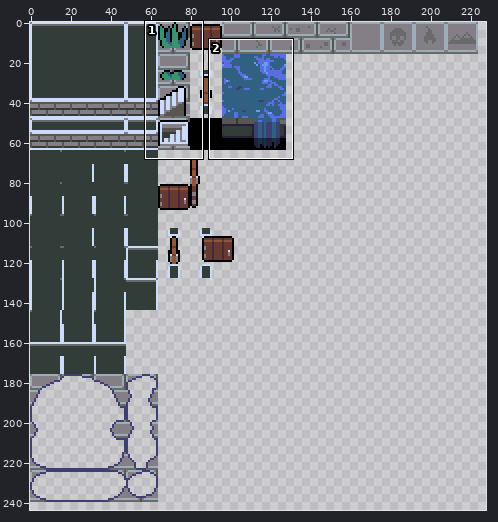
Edited in one commit: sprite sheet (android/assets/sprites/tiles-1.png). The picture above shows the old version from afar; the outline marks the close-up.
Close-up. Before the edit:
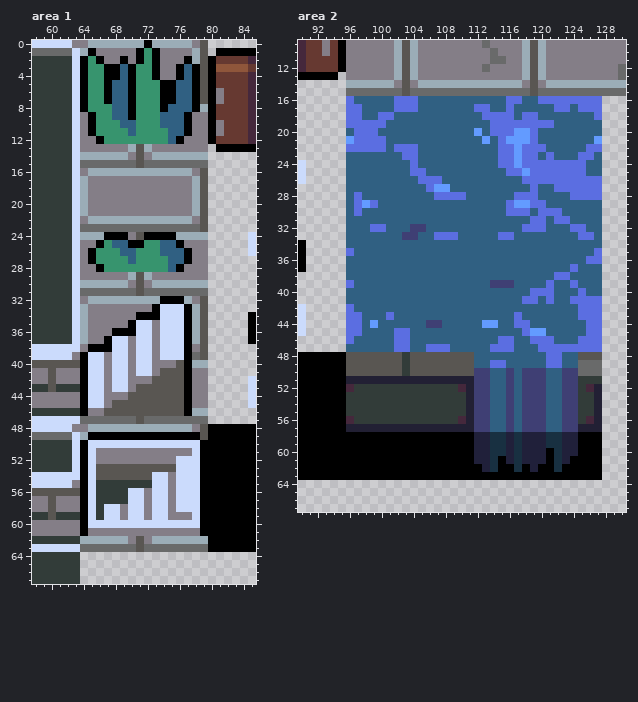
The file is 512x256 pixels. Shown: area 1: x 58..85, y 0..67; area 2: x 90..130, y 9..67. The wide view leaves out empty margins. The commit also changed other parts of the picture, which this record leaves out.
The same view after the edit:
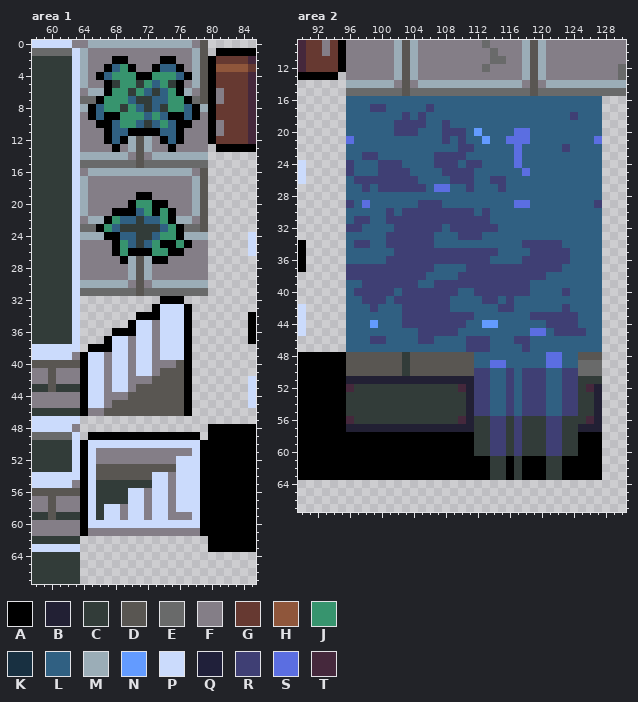
Palette (. is transparent): A #000000  B #222034  C #323c39  D #595652  E #696a6a  F #847e87  G #663931  H #8f563b  J #37946e  K #183041  L #306082  M #9badb7  N #639bff  P #cbdbfc  Q #20203a  R #3f3f74  S #5b6ee1  T #45283c
Edits made:
Changed rows in their new state; - is an unchanged pixel.
Area 1:
first column x 64:
 0 --------M------
 1 -F-----FFF-----
 2 MFF-A--FFFAA-F-
 3 MFF-LJ-FF-LL-FM
 4 MFALJJJAAJJJLAM
 5 MFF-CJJC-LJCAFM
 6 FMM-JJC-LCLJAMF
 7 EEAJJJLCCLLJJAE
 8 MAL-JCJLCLCJJ--
 9 --LAAJJ-L--AALA
10 -FAALJJLCLJ-A--
11 -FFALLAAAAL-AF-
12 --FALAMDMFA----
13 ----A------A---
first column x 65:
19 ------AA-----
20 -----AJJAA---
21 ---AAALJAJA--
22 --AJLLCLLJA--
23 -AJLCCCCCLJA-
24 ----LLCCLJJA-
25 -FFAJLCL-AAJA
26 FFFAJAAA-JAAF
27 FFFFAMDMAAFFF
28 -FFFFMDMFFFF-
first column x 64:
32 ..........---...
33 .........-----..
34 .......-------..
35 ......--------..
36 ....----------..
37 ...-----------..
38 .-------------..
39 --------------..
40 --------------..
41 --------------..
42 --------------..
43 --------------..
44 --------------..
45 --------------..
46 --------------..
47 ................
48 ................
49 .--------------.
first column x 64:
62 ................
63 ................
Area 2:
first column x 96:
16 L-----LLL-----------LL--LLLLLLLL
17 LL-RR-LLL-R-----LL--L-----LL-LLL
18 LL--LL-R-R-------LLLL-LL----R--L
19 LLLLL-RRRR--R-----LLLLLLLL------
20 -LLL--RRR---RRR---LLLSSL--------
21 SLLLL-------R-R----LSSSL-------S
22 LLLLL-LLL-----RR---LLSLLL--R--LL
23 --RR---LL--RRRR----LLSLL-L---LL-
24 R---RRR-L--RRR-RR--LLSLLLLLLLL--
25 R---RRRRLL--RRRR----LLSLLLLLLL--
26 -RRRRRRRRLLL-RRR--RR--LLLLLLLLLL
27 --R-RRRRRRLSS--R---R---L--LLLLLL
28 -L---------LLLL------LLL----LLLL
29 RLSL-----RRR--------LSSLL------R
30 -L---R-RRRRRRRRR-R--LLL-LLL-----
31 -RR--RRRRRRRRRRRRR-----LL-LL----
32 RR-LL-RR--RR-RRRRRR---LLL---LL--
33 -----RR--RRLLLRRR--LL--------LL-
34 -RR--RRRRRR-----------RRRRR-----
35 L-----RRRRRRRRRRRRR----RRRRR---L
36 -----RRRRRRRRRRRRR----RRRRRR--LL
37 RRRRRRRRRRR----RRRRRRRRRRRR-L---
38 RRRRRRRRRR----RRRRRRRRRRR-LL----
39 L-RRRRRRR--RRRRRRR---RR--L--L---
40 -RRRRR-RRRRRRR--RRRRRRRLLL-R-L--
41 --RRR-RRRRRRR----RR-R-LL-L--LLLL
42 L--R---RRRRRR------RR------R-LLL
43 LL---L-RRRRRRRRR-----L-RRRRRRLLL
44 LL-----RRR--RRR------LL--RRRR-LL
45 LL----LL-RRRRR--------LSS-RRRRLL
46 L--RR-LL-RR----RRR-LLRRLLL---LLL
47 ------LL--LLL--RRRLLL-R-LLLLLLLL
first column x 112:
56 CCRRCRCCCRRCC
57 CCRRCRCCCRRCC
58 CCRRCRCCCRRCC
59 CCRRCRCCCRRCC
60 CCRRCRCCCRRCC
61 AACCACAAACCA-
62 -ACC-C-A-CC--
63 --CC-C---CC--
Changed places in both close-ups, as pixel boxes (x1, y1, x2, y2):
changed: (80, 40, 200, 152)
changed: (80, 192, 208, 440)
erased: (80, 536, 208, 552)
changed: (346, 96, 602, 352)
changed: (474, 416, 578, 480)
